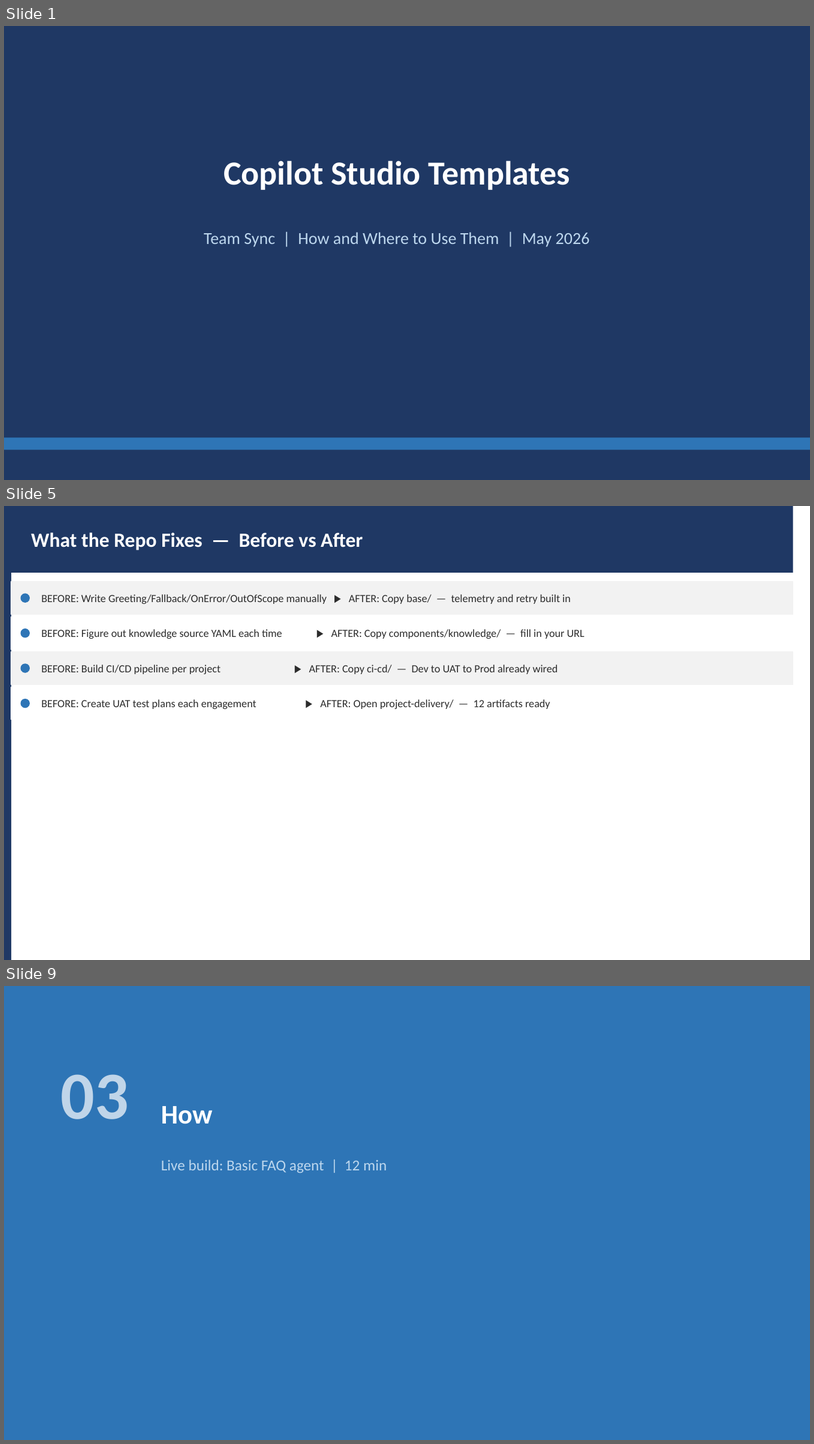
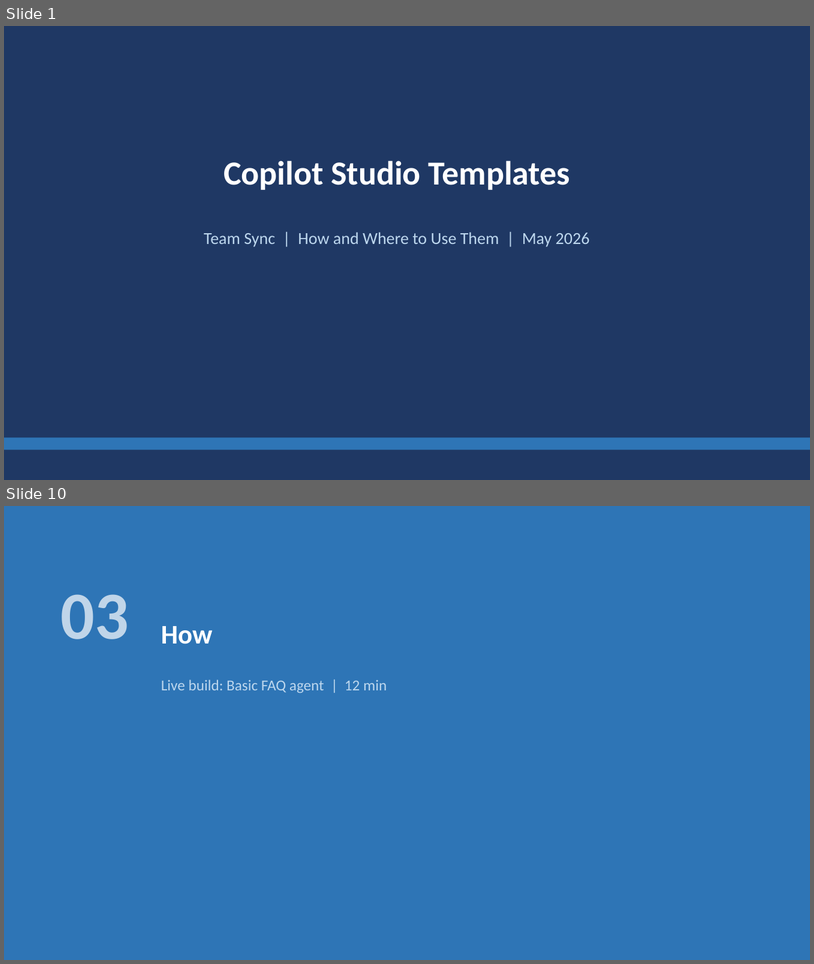
Before and after one commit to ramyabhargavi-p/copilot-studio-templates, a slide deck: docs/demo-prep-presentation.pptx. Shown one above the other, each under a label of ours: slides 1, 5 and 9 before the commit, slides 1 and 10 after it; the slides between them are not shown. The pictures are 814x1444 and 814x964 pixels, drawn with LibreOffice and Linux fonts; fonts in the diff are those of the drawing. Boxes give left, top, right and bottom in pixels: in the first picture for what was removed or moved away, otherwise in the second. Text is boxed around its words. In the diff, an @@ line names an element or a change of style, - is before the commit and + after.

```diff
--- a/docs/demo-prep-presentation.pptx
+++ b/docs/demo-prep-presentation.pptx
@@ slide 5 removed at bbox=[4, 506, 810, 960], background #FFFFFF @@
@@ rectangle removed at bbox=[4, 506, 11, 960] @@
@@ rectangle removed at bbox=[11, 506, 794, 573] @@
@@ text removed at bbox=[31, 532, 363, 550] @@
-What the Repo Fixes — Before vs After
@@ rectangle removed at bbox=[11, 582, 794, 614] @@
@@ ellipse removed at bbox=[21, 594, 29, 602] @@
@@ text removed at bbox=[41, 594, 571, 604] @@
-BEFORE: Write Greeting/Fallback/OnError/OutOfScope manually ▶ AFTER: Copy base/ — telemetry and retry built in
@@ rectangle removed at bbox=[11, 617, 794, 649] @@
@@ ellipse removed at bbox=[21, 629, 29, 637] @@
@@ text removed at bbox=[41, 629, 585, 639] @@
-BEFORE: Figure out knowledge source YAML each time ▶ AFTER: Copy components/knowledge/ — fill in your URL
@@ rectangle removed at bbox=[11, 652, 794, 684] @@
@@ ellipse removed at bbox=[21, 664, 29, 672] @@
@@ text removed at bbox=[41, 664, 558, 674] @@
-BEFORE: Build CI/CD pipeline per project ▶ AFTER: Copy ci-cd/ — Dev to UAT to Prod already wired
@@ rectangle removed at bbox=[11, 687, 794, 720] @@
@@ ellipse removed at bbox=[21, 699, 29, 708] @@
@@ text removed at bbox=[41, 699, 551, 709] @@
-BEFORE: Create UAT test plans each engagement ▶ AFTER: Open project-delivery/ — 12 artifacts ready
@@ what was slide 9 is now slide 10 @@
```
Also in this commit, not shown: 5 slides changed, 5 slides added, 2 other slides removed, 1 other file.
